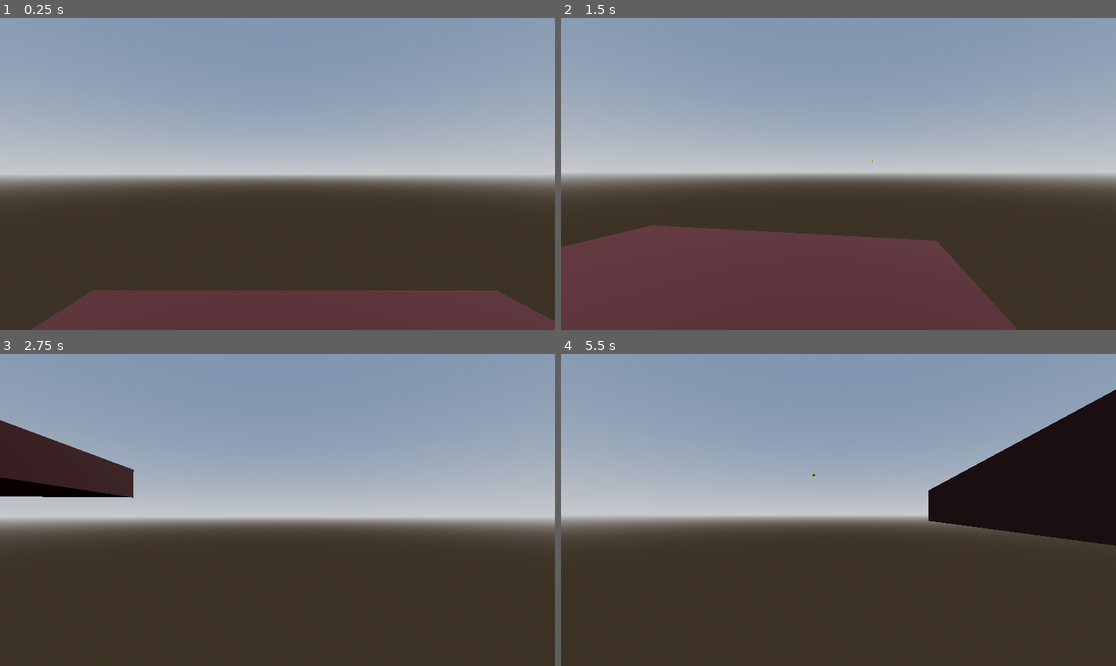
Above: before the commit, frames 1-4 (two rows, left to right).
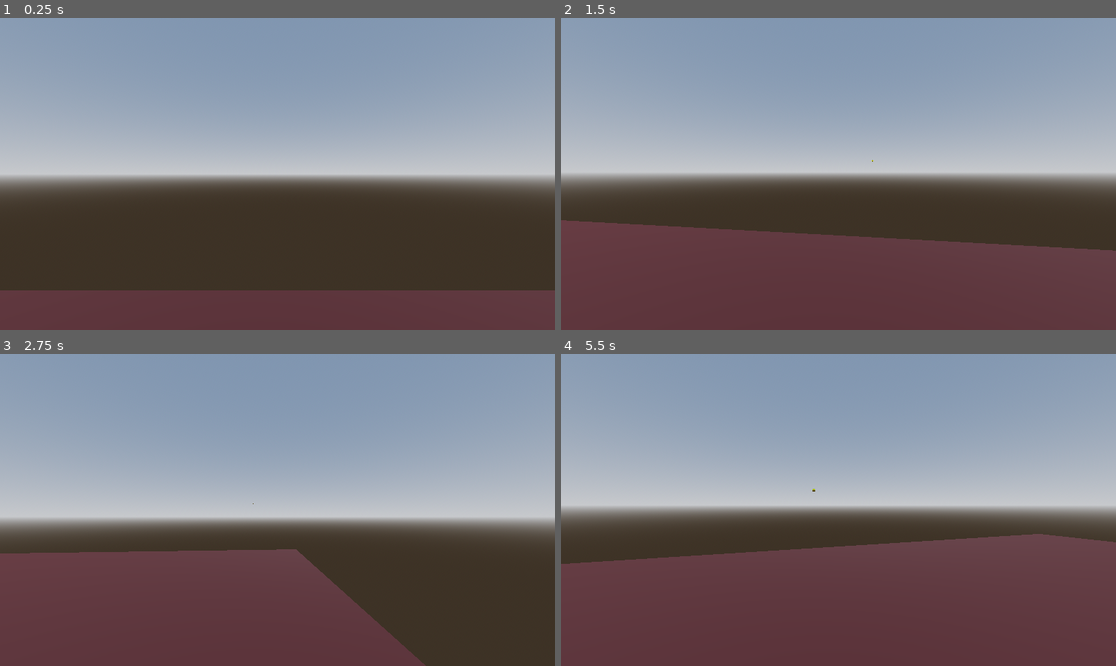
Above: after the commit, the same moments.

Repository: ROD-MS/project-colt
Game: Godot game, scene res://scenes/main.tscn
Two runs of this game, one before a commit and one after it. Both use one fixed random seed, a clock stepped at 60 frames per second and the inputs below.
Inputs (mouse positions are in pixels of both pictures, inside the frame that each line leads up to):
- Up to frame 1 (0.25 s): no input
- Up to frame 2 (1.5 s): move the mouse to (866, 174) at 0.52 s; press the mouse at (866, 174) at 0.53 s; hold D (right) 0.53-1.28 s; tap Space (jump) at 0.77 s; move the mouse to (810, 174) at 1.27 s; release the mouse at (810, 174) at 1.28 s; hold S (back) from 1.28 s (still down); tap W (foward) at 1.35 s
- Up to frame 3 (2.75 s): tap Space (jump) at 1.52 s; move the mouse to (288, 503) at 2.02 s; release S (back) at 2.03 s; hold D (right) from 2.03 s (still down); hold Shift (sprint) from 2.03 s (still down)
- Up to frame 4 (5.5 s): move the mouse to (832, 516) at 2.77 s; release Shift (sprint) at 2.78 s; click (832, 516) at 2.85 s; tap Space (jump) at 3.02, 3.77, 4.52 s; move the mouse to (877, 513) at 3.52 s; release D (right) at 3.53 s; hold A (left) 3.53-5.03 s; tap W (foward) at 3.6 s; move the mouse to (794, 506) at 4.27 s; tap Shift (sprint) at 4.35 s; move the mouse to (844, 510) at 5.02 s; press the mouse at (844, 510) at 5.03 s; hold S (back) from 5.03 s (still down)

The runs differ from the first frame. In frame 1, 1.9% of the frame differs, in the area x 0-100%, y 87-100%; in frame 2, 7.3%; in frame 3, 28%; in frame 4, 53%, in the area x 0-100%, y 11-100%.

Commit message:
etapa 0 e 1 mais plataforma

Diff:
--- a/scenes/main.tscn
+++ b/scenes/main.tscn
@@ -38,11 +38,35 @@
 [node name="CSGBox3D" type="CSGBox3D" parent="CSGCombiner3D"]
 transform = Transform3D(1, 0, 0, 0, 1, 0, 0, 0, 1, 0.5, 0, 6.23459)
 use_collision = true
-size = Vector3(8, 1, 21.4692)
-material = SubResource("StandardMaterial3D_4th6q")
+size = Vector3(19.8262, 1, 21.4692)
+material = SubResource("StandardMaterial3D_pkknc")
+
+[node name="CSGCylinder3D" type="CSGCylinder3D" parent="CSGCombiner3D"]
+transform = Transform3D(0.999985, -0.000230655, -0.000163561, 0.000230417, 0.99994, -0.000631641, 0.000251805, 0.000971444, 0.65013, 0.0306783, 1.4621, 9.50652)
+radius = 1.99803
+
+[node name="CSGBox3D2" type="CSGBox3D" parent="CSGCombiner3D"]
+transform = Transform3D(1, 0, 0, 0, 1, 0, 0, 0, 1, -6.15828, 1.47071, 9.68619)
+size = Vector3(1.61981, 2, 2.19529)
+
+[node name="CSGBox3D3" type="CSGBox3D" parent="CSGCombiner3D"]
+transform = Transform3D(1, 0, 0, 0, 1, 0, 0, 0, 1, -6, 1, 12)
+
+[node name="CSGBox3D4" type="CSGBox3D" parent="CSGCombiner3D"]
+transform = Transform3D(1, 0, 0, 0, 1, 0, 0, 0, 1, -3.53677, 2.46198, 9.539)
+size = Vector3(3.85889, 0.0142822, 1)
 
 [node name="enemy" parent="." instance=ExtResource("2_qgeb7")]
 transform = Transform3D(-1, 0, -8.74228e-08, 0, 1, 0, 8.74228e-08, 0, -1, 0.734116, 1.49417, 4.82718)
+
+[node name="enemy2" parent="." instance=ExtResource("2_qgeb7")]
+transform = Transform3D(-1, 0, -8.74228e-08, 0, 1, 0, 8.74228e-08, 0, -1, 6.45468, 1.49417, 10.2231)
+
+[node name="enemy3" parent="." instance=ExtResource("2_qgeb7")]
+transform = Transform3D(-1, 0, -8.74228e-08, 0, 1, 0, 8.74228e-08, 0, -1, -6.19105, 3.41448, 9.76964)
+
+[node name="enemy4" parent="." instance=ExtResource("2_qgeb7")]
+transform = Transform3D(-1, 0, -8.74228e-08, 0, 1, 0, 8.74228e-08, 0, -1, 0.0809126, 3.41448, 9.76964)
 
 [node name="killzone" type="Area3D" parent="."]
 transform = Transform3D(1, 0, 0, 0, 1, 0, 0, 0, 1, 0, -17.7726, 0)
Not shown: 1 places in scenes/main.tscn that only renumber resources
